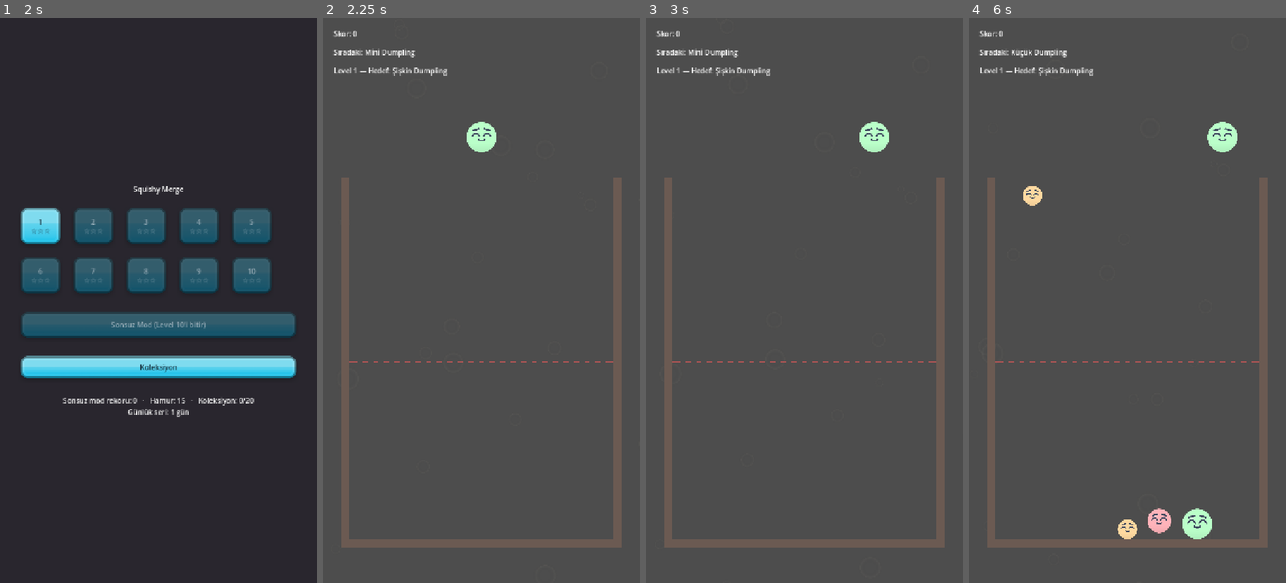
Above: before the commit, frames 1-4 (left to right).
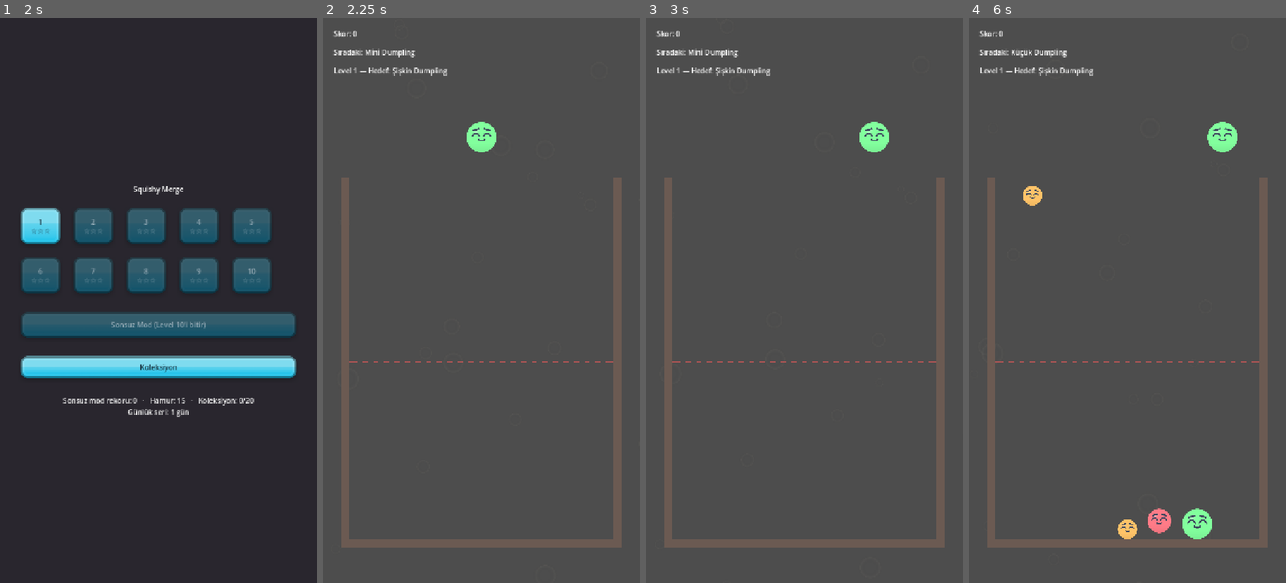
Above: after the commit, the same moments.

Repository: oguzhanbilgi/Squishy-Merge
Game: Godot game, scene res://scenes/main.tscn
Same seed, same stepped clock (60 frames per second), same inputs: the game is played once before the commit and once after it.
Inputs (mouse positions are in pixels of both pictures, inside the frame that each line leads up to):
- Up to frame 1 (2 s): click "1 ☆☆☆" at 0.5 s; click "Koleksiyon" at 1.25 s
- Up to frame 2 (2.25 s): click "1 ☆☆☆" at 2 s
- Up to frame 3 (3 s): tap Enter at 2.75 s; move the mouse to (874, 272) at 2.77 s; click (874, 272) at 2.92 s
- Up to frame 4 (6 s): drag from (1064, 328) to (1127, 362) at 3.52 s; move the mouse to (1159, 176) at 4.27 s; click (1159, 176) at 4.42 s; drag from (1111, 413) to (1032, 215) at 5.02 s; move the mouse to (1222, 385) at 5.77 s; click (1222, 385) at 5.92 s

Frame 1 is identical in both runs. In frame 2, 0.4% of the frame differs, in the area x 45-55%, y 18-24%; in frame 3, 0.4%; in frame 4, 1.2%, in the area x 17-85%, y 18-93%.

Commit message:
[M8] Zorluk ayarı, candy paleti ve rarity'e göre ödül reveal'ı
1) Zorluk: L4 tier 5→6, L6 tier 6→7, L8'e L10 desenindeki skor eşiği.
Eşik bot ile kalibre edildi: önce ulaşılamaz hedefle 40 koşuluk sonda
alınıp kazanma eğrisi çıkarıldı, sonra adaylar doğrudan ölçüldü
(6500 %83, 6900 %48, 7250 %57 — n=30/40'ta gürültü baskın), 6750 n=60
ile %70'te doğrulandı.

Ölçümün söylediği: hedef tier artışı geniş kapta işe yaramıyor
(L4 %100→%97, L6 %100→%100). Zorluğu belirleyen kap genişliği ve skor
eşiği; L8'deki %97→%70 sıçraması bunu doğruluyor. Kap genişliklerini
daraltmak §3'teki etiketleri değiştirmek demek, owner kararı bekliyor —
gerekçe §3'e yazıldı.

L8'in eşiği (6750) hedef tier'ın p85 yıldız eşiğinin (2430) çok üstünde
kaldığı için §5.1'deki L10 istisnası L8'i de kapsayacak şekilde
genişletildi; formül zorlanmadı.

2) Tier paleti doygunlaştırıldı: hue'lar korundu, saturation +0.22 puan
("kraft kağıdı pastel" → "kawaii/candy"). Value zaten hepsinde 1.0'daydı.

3) Sandık ödülü düz renkli kareden rarity'e göre katmanlı görsele geçti:
parıltı + çerçeve (yeni fx_ring, Particle Pack circle_05) + dönen ışın +
parçacık + nabız, Legendary en yoğun. Açılış patlaması da aynı ölçekte.
Teselli ödülü her zaman en sönük katmanı kullanır. Döngüsel tween'ler
bind_node ile kendi düğümlerine bağlı.

Co-Authored-By: Claude Opus 5 <noreply@anthropic.com>

Diff:
--- a/resources/levels/level_04.tres
+++ b/resources/levels/level_04.tres
@@ -5,7 +5,7 @@
 [resource]
 script = ExtResource("1_level")
 level_number = 4
-target_tier = 5
+target_tier = 6
 target_score = 0
 container_width = 540.0
 playable_height = 400.0
--- a/resources/levels/level_06.tres
+++ b/resources/levels/level_06.tres
@@ -5,7 +5,7 @@
 [resource]
 script = ExtResource("1_level")
 level_number = 6
-target_tier = 6
+target_tier = 7
 target_score = 0
 container_width = 480.0
 playable_height = 400.0
--- a/resources/levels/level_08.tres
+++ b/resources/levels/level_08.tres
@@ -6,7 +6,7 @@
 script = ExtResource("1_level")
 level_number = 8
 target_tier = 7
-target_score = 0
+target_score = 6750
 container_width = 420.0
 playable_height = 400.0
 is_endless = false
--- a/scripts/game/tier_config.gd
+++ b/scripts/game/tier_config.gd
@@ -2,7 +2,10 @@
 extends RefCounted
 ## 8 tier'ın veri tablosu (GAME_DESIGN.md §2).
 ##
-## RENKLER placeholder — owner kendi paletiyle değiştirecek.
+## RENKLER placeholder — owner kendi paletiyle değiştirecek. M8'de
+## doygunlaştırıldılar: hue'lar korunup saturation +0.22 puan artırıldı
+## ("kraft kağıdı pastel" değil "kawaii/candy" hedefi). Value zaten
+## hepsinde 1.0'daydı, artırılacak yer yoktu.
 ## YARIÇAPLAR placeholder DEĞİL: M8'de ölçümle kilitlendi. Sabit 1.241 büyüme
 ## oranıyla türetildiler; eski merdiven (22/30/40/52/66/84/106/132) level 9-10'u
 ## kazanılamaz kılıyordu (headless bot L10'da 0/20). Değiştirmeden önce
@@ -14,14 +17,14 @@
 const DROP_POOL_MAX_TIER: int = 3
 
 const TIERS: Array[Dictionary] = [
-	{"name": "Mini Dumpling",   "radius": 22.0,  "color": Color("ffd9a0"), "score": 0},
-	{"name": "Küçük Dumpling",  "radius": 27.0,  "color": Color("ffb3ba"), "score": 50},
-	{"name": "Dumpling",        "radius": 34.0,  "color": Color("baffc9"), "score": 70},
-	{"name": "Şişkin Dumpling", "radius": 42.0,  "color": Color("bae1ff"), "score": 90},
-	{"name": "Büyük Dumpling",  "radius": 52.0,  "color": Color("e3baff"), "score": 110},
-	{"name": "Dev Dumpling",    "radius": 65.0,  "color": Color("fff5ba"), "score": 130},
-	{"name": "Jumbo Dumpling",  "radius": 81.0, "color": Color("ffab76"), "score": 150},
-	{"name": "Dumpling Kralı",  "radius": 100.0, "color": Color("ff6b8a"), "score": 200},
+	{"name": "Mini Dumpling",   "radius": 22.0,  "color": Color("ffc368"), "score": 0},
+	{"name": "Küçük Dumpling",  "radius": 27.0,  "color": Color("ff7b87"), "score": 50},
+	{"name": "Dumpling",        "radius": 34.0,  "color": Color("82ff9d"), "score": 70},
+	{"name": "Şişkin Dumpling", "radius": 42.0,  "color": Color("82c9ff"), "score": 90},
+	{"name": "Büyük Dumpling",  "radius": 52.0,  "color": Color("cc82ff"), "score": 110},
+	{"name": "Dev Dumpling",    "radius": 65.0,  "color": Color("ffed82"), "score": 130},
+	{"name": "Jumbo Dumpling",  "radius": 81.0, "color": Color("ff893e"), "score": 150},
+	{"name": "Dumpling Kralı",  "radius": 100.0, "color": Color("ff335e"), "score": 200},
 ]
 
 
--- a/scripts/ui/round_result.gd
+++ b/scripts/ui/round_result.gd
@@ -15,6 +15,27 @@
 ## M3'te placeholder'la anlamlı olmayacağı için ertelenmişti.
 const BURST_TEXTURE: Texture2D = preload("res://assets/visual/fx/fx_burst.png")
 const SPARKLE_TEXTURE: Texture2D = preload("res://assets/visual/fx/fx_sparkle.png")
+const DOT_TEXTURE: Texture2D = preload("res://assets/visual/fx/fx_dot.png")
+const RING_TEXTURE: Texture2D = preload("res://assets/visual/fx/fx_ring.png")
+
+## Ödül görselinin rarity'e göre yoğunluğu (GAME_DESIGN.md §5.2 sırası:
+## Common / Rare / Epic / Legendary). Düz renkli kare ödül anını sönük
+## bırakıyordu; katmanlar rarity yükseldikçe devreye giriyor.
+##  glow  : arkadaki yumuşak parıltının alpha'sı
+##  ring  : rarity çerçevesinin alpha'sı
+##  rays  : dönen ışın katmanının alpha'sı (0 = yok)
+##  spark : sürekli yayılan parıltı parçacığı sayısı (0 = yok)
+##  pulse : çekirdeğin nefes alma genliği (0 = sabit)
+const RARITY_FX: Array[Dictionary] = [
+	{"glow": 0.16, "ring": 0.30, "rays": 0.00, "spark": 0,  "pulse": 0.00},
+	{"glow": 0.30, "ring": 0.55, "rays": 0.00, "spark": 7,  "pulse": 0.03},
+	{"glow": 0.44, "ring": 0.75, "rays": 0.28, "spark": 13, "pulse": 0.05},
+	{"glow": 0.62, "ring": 0.95, "rays": 0.60, "spark": 20, "pulse": 0.08},
+]
+
+## Ödül görselinin kutu ölçüsü. Parıltı ve ışınlar bunun DIŞINA taşar,
+## o yüzden kartın yüksekliği buna göre ayarlı.
+const GEM_SIZE: float = 64.0
 ## Kaynak sprite 64x60; kutu bu oranda tutuluyor ki yıldız ezilmesin.
 const STAR_SIZE: Vector2 = Vector2(64.0, 60.0)
 
@@ -110,7 +131,7 @@
 		_chests.add_child(_make_chest_card(reward))
 
 
-## Placeholder sandık kartı: rarity renginde bir kutu + iki satır yazı.
+## Sandık kartı: rarity'e göre katmanlı ödül görseli + iki satır yazı.
 func _make_chest_card(reward: ChestReward) -> Control:
 	var card := PanelContainer.new()
 	# Diyalog paneli (başlık çubuklu, kalın üst payı olan) liste öğesi olarak
@@ -123,10 +144,7 @@
 	row.add_theme_constant_override("separation", 16)
 	card.add_child(row)
 
-	var swatch := ColorRect.new()
-	swatch.color = reward.color()
-	swatch.custom_minimum_size = Vector2(56, 56)
-	row.add_child(swatch)
+	row.add_child(_make_reward_gem(reward))
 
 	var text := VBoxContainer.new()
 	row.add_child(text)
@@ -143,8 +161,109 @@
 	return card
 
 
+## Ödül görseli: arkadan öne parıltı → ışınlar → çerçeve → çekirdek.
+## Hangi katmanın görüneceği rarity'e bağlı (RARITY_FX).
+func _make_reward_gem(reward: ChestReward) -> Control:
+	var fx: Dictionary = RARITY_FX[_fx_level(reward)]
+	var tint: Color = reward.color()
+
+	var gem := Control.new()
+	gem.custom_minimum_size = Vector2(GEM_SIZE, GEM_SIZE)
+	gem.mouse_filter = Control.MOUSE_FILTER_IGNORE
+
+	_add_layer(gem, DOT_TEXTURE, GEM_SIZE * 2.0, tint, fx["glow"])
+
+	if fx["rays"] > 0.0:
+		var rays: TextureRect = _add_layer(gem, BURST_TEXTURE, GEM_SIZE * 2.2,
+			tint.lerp(Color.WHITE, 0.35), fx["rays"])
+		# Yavaş dönüş: sabit duran ışınlar cansız görünüyor.
+		var spin := create_tween().set_loops().bind_node(rays)
+		spin.tween_property(rays, "rotation", TAU, 14.0 - 6.0 * float(fx["rays"]))
+
+	_add_layer(gem, RING_TEXTURE, GEM_SIZE * 1.5, tint, fx["ring"])
+
+	# Çekirdek: eski düz ColorRect yerine yuvarlatılmış, kenarı açık bir kutu.
+	var core := Panel.new()
+	var box := StyleBoxFlat.new()
+	box.bg_color = tint
+	box.corner_radius_top_left = 12
+	box.corner_radius_top_right = 12
+	box.corner_radius_bottom_right = 12
+	box.corner_radius_bottom_left = 12
+	box.border_width_left = 2
+	box.border_width_top = 2
+	box.border_width_right = 2
+	box.border_width_bottom = 2
+	box.border_color = tint.lerp(Color.WHITE, 0.55)
+	core.add_theme_stylebox_override("panel", box)
+	core.mouse_filter = Control.MOUSE_FILTER_IGNORE
+	var core_size: float = GEM_SIZE * 0.72
+	core.size = Vector2(core_size, core_size)
+	core.position = Vector2((GEM_SIZE - core_size) * 0.5, (GEM_SIZE - core_size) * 0.5)
+	core.pivot_offset = core.size * 0.5
+	gem.add_child(core)
+
+	if fx["pulse"] > 0.0:
+		var pulse := create_tween().set_loops().bind_node(core)
+		var big: float = 1.0 + float(fx["pulse"])
+		pulse.tween_property(core, "scale", Vector2(big, big), 0.7).set_trans(Tween.TRANS_SINE)
+		pulse.tween_property(core, "scale", Vector2.ONE, 0.7).set_trans(Tween.TRANS_SINE)
+
+	if fx["spark"] > 0:
+		gem.add_child(_make_gem_sparks(tint, int(fx["spark"])))
+
+	return gem
+
+
+## Teselli ödülü her zaman en sönük katmanı kullanır — kaybedilen round'un
+## tesellisi legendary gibi parlamamalı.
+func _fx_level(reward: ChestReward) -> int:
+	return 0 if reward.is_consolation else int(reward.rarity)
+
+
+## Ortalanmış, kutunun dışına taşan bir texture katmanı ekler.
+func _add_layer(gem: Control, texture: Texture2D, size: float,
+		tint: Color, alpha: float) -> TextureRect:
+	var layer := TextureRect.new()
+	layer.texture = texture
+	layer.expand_mode = TextureRect.EXPAND_IGNORE_SIZE
+	layer.stretch_mode = TextureRect.STRETCH_SCALE
+	layer.size = Vector2(size, size)
+	layer.position = Vector2((GEM_SIZE - size) * 0.5, (GEM_SIZE - size) * 0.5)
+	layer.pivot_offset = layer.size * 0.5
+	layer.modulate = Color(tint.r, tint.g, tint.b, alpha)
+	layer.mouse_filter = Control.MOUSE_FILTER_IGNORE
+	gem.add_child(layer)
+	return layer
+
+
+func _make_gem_sparks(tint: Color, amount: int) -> CPUParticles2D:
+	var sparks := CPUParticles2D.new()
+	sparks.texture = SPARKLE_TEXTURE
+	sparks.position = Vector2(GEM_SIZE * 0.5, GEM_SIZE * 0.5)
+	sparks.amount = amount
+	sparks.lifetime = 1.6
+	sparks.explosiveness = 0.0
+	# Kart açılır açılmaz parçacıklar zaten havada olsun.
+	sparks.preprocess = 1.6
+	sparks.emission_shape = CPUParticles2D.EMISSION_SHAPE_SPHERE
+	sparks.emission_sphere_radius = GEM_SIZE * 0.45
+	sparks.direction = Vector2.UP
+	sparks.spread = 35.0
+	sparks.gravity = Vector2.ZERO
+	sparks.initial_velocity_min = 6.0
+	sparks.initial_velocity_max = 20.0
+	sparks.scale_amount_min = 0.06
+	sparks.scale_amount_max = 0.16
+	sparks.color = tint.lerp(Color.WHITE, 0.5)
+	sparks.emitting = true
+	return sparks
+
+
 ## Sandık açılışı: rarity renginde bir ışık patlaması + parıltı parçacıkları.
-func _burst_at(center: Vector2, tint: Color) -> void:
+func _burst_at(center: Vector2, tint: Color, fx_level: int = 3) -> void:
+	# 0 (common) -> 1 (legendary): patlamanın büyüklüğü ve parçacık sayısı.
+	var t: float = float(fx_level) / 3.0
 	var flash := TextureRect.new()
 	flash.texture = BURST_TEXTURE
 	flash.custom_minimum_size = Vector2(256, 256)
@@ -152,13 +271,14 @@
 	flash.pivot_offset = flash.size * 0.5
 	flash.position = center - flash.size * 0.5
 	flash.mouse_filter = Control.MOUSE_FILTER_IGNORE
-	flash.modulate = Color(tint.r, tint.g, tint.b, 0.95)
+	flash.modulate = Color(tint.r, tint.g, tint.b, lerpf(0.5, 0.95, t))
 	flash.scale = Vector2(0.25, 0.25)
 	_fx.add_child(flash)
 
 	var tween := create_tween()
 	tween.set_parallel(true)
-	tween.tween_property(flash, "scale", Vector2(1.5, 1.5), 0.45).set_trans(Tween.TRANS_CUBIC).set_ease(Tween.EASE_OUT)
+	var peak: float = lerpf(0.9, 1.6, t)
+	tween.tween_property(flash, "scale", Vector2(peak, peak), 0.45).set_trans(Tween.TRANS_CUBIC).set_ease(Tween.EASE_OUT)
 	tween.tween_property(flash, "rotation", 0.6, 0.45)
 	tween.tween_property(flash, "modulate:a", 0.0, 0.45).set_delay(0.08)
 	tween.chain().tween_callback(flash.queue_free)
@@ -170,7 +290,7 @@
 	sparks.one_shot = true
 	sparks.explosiveness = 1.0
 	sparks.lifetime = 0.7
-	sparks.amount = 20
+	sparks.amount = int(lerpf(8.0, 24.0, t))
 	sparks.direction = Vector2.UP
 	sparks.spread = 180.0
 	sparks.gravity = Vector2(0.0, 420.0)
@@ -199,7 +319,8 @@
 			.set_trans(Tween.TRANS_BACK).set_ease(Tween.EASE_OUT)
 		# Işık patlaması sandığın rarity renginde — legendary belirgin şekilde
 		# daha parlak bir an olsun.
-		_burst_at(card.global_position + card.size * 0.5, rewards[i].color())
+		_burst_at(card.global_position + card.size * 0.5, rewards[i].color(),
+			_fx_level(rewards[i]))
 		AudioManager.play_sfx(&"chest_open", 0.9)
 		_refresh_dough()
 
--- a/tools/make_fx_sprites.gd
+++ b/tools/make_fx_sprites.gd
@@ -17,6 +17,8 @@
 	{"src": "circle_01.png", "out": "fx_dot.png",     "size": 128},
 	{"src": "star_04.png",   "out": "fx_sparkle.png", "size": 128},
 	{"src": "star_08.png",   "out": "fx_burst.png",   "size": 256},
+	# Yumusak halka — sandik odulunde rarity cercevesi olarak kullaniliyor.
+	{"src": "circle_05.png", "out": "fx_ring.png",    "size": 128},
 ]
 
 ## Parlama overlay'i govde texture'uyla ayni olcude uretiliyor ki
--- a/tools/screenshot_runner.gd
+++ b/tools/screenshot_runner.gd
@@ -169,27 +169,30 @@
 	var level: LevelData = load("res://resources/levels/level_03.tres")
 	result.show_result(level, true, 640, 3, _fake_rewards(), false)
 
-	# Yıldız reveal'i 3 x 0.4 sn, ardından ilk sandık 0.5 sn sonra açılıyor.
-	# 1.85 sn = patlamanın ~0.15 sn içi, en parlak an.
-	await get_tree().create_timer(1.85).timeout
+	# Yıldız reveal'i 3 x 0.4 sn = 1.2 sn, ardından sandıklar 0.5 sn arayla
+	# (1.7 / 2.2 / 2.7 / 3.2). 3.35 sn = dördü de açılmış, sonuncusunun
+	# patlaması hâlâ havada.
+	await get_tree().create_timer(3.35).timeout
 	await _capture("03_chest.png")
 	result.queue_free()
 	await get_tree().process_frame
 
 
-## Gerçek kura yerine sabit ödüller — ekran görüntüsü tekrarlanabilir olsun
-## ve legendary'nin parlak hâli garanti görünsün.
+## Gerçek kura yerine sabit ödüller: ekran görüntüsü tekrarlanabilir olsun ve
+## dört rarity'nin görsel farkı tek karede görünsün (M8 ödül reveal pası).
 func _fake_rewards() -> Array[ChestReward]:
-	var legendary := ChestReward.new()
-	legendary.rarity = SkinData.Rarity.LEGENDARY
-	legendary.skin = SkinLibrary.by_rarity(SkinData.Rarity.LEGENDARY)[0]
-
-	var dough := ChestReward.new()
-	dough.rarity = SkinData.Rarity.RARE
-	dough.is_duplicate = true
-	dough.dough = 25
-
-	var rewards: Array[ChestReward] = [legendary, dough]
+	var rewards: Array[ChestReward] = []
+	for rarity in [SkinData.Rarity.COMMON, SkinData.Rarity.RARE,
+			SkinData.Rarity.EPIC, SkinData.Rarity.LEGENDARY]:
+		var reward := ChestReward.new()
+		reward.rarity = rarity
+		var candidates: Array[SkinData] = SkinLibrary.by_rarity(rarity)
+		if candidates.is_empty():
+			reward.is_duplicate = true
+			reward.dough = 25
+		else:
+			reward.skin = candidates[0]
+		rewards.append(reward)
 	return rewards
 
 
Binary file added: assets/visual/fx/fx_ring.png
Not shown, added: assets/visual/fx/fx_ring.png.import
Not shown, changed: DEVLOG.md
Not shown, changed: GAME_DESIGN.md
Not shown, changed: assets/visual/CREDITS.md
